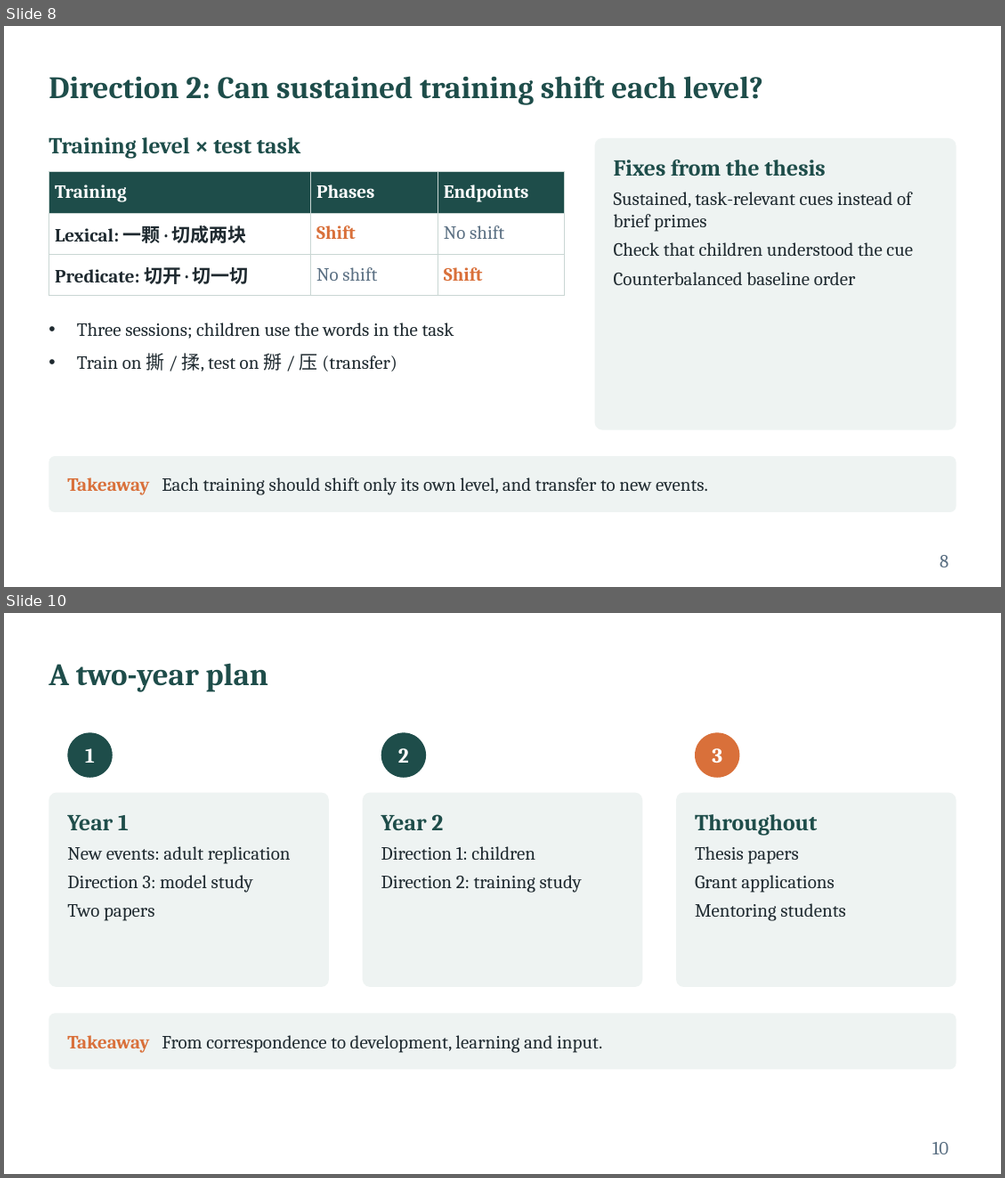
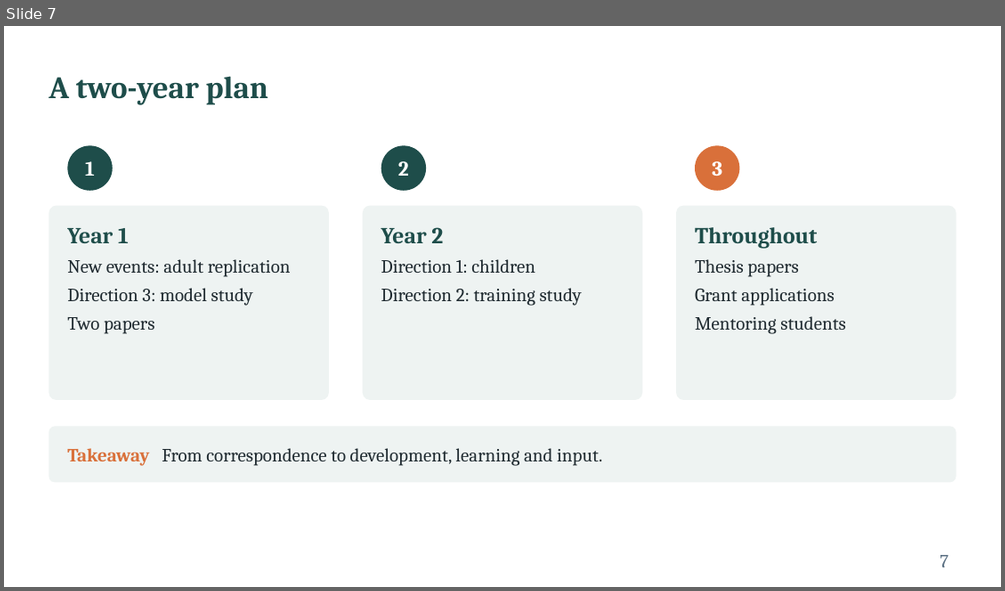
Before and after one commit to xtaoliu/claude, a slide deck: Liu_postdoc_interview_talk.pptx. Shown one above the other, each under a label of ours: slides 8 and 10 before the commit, slide 7 after it; the slides between them are not shown. The pictures are 1005x1178 and 1005x591 pixels, drawn with LibreOffice and Linux fonts; fonts in the diff are those of the drawing. Boxes give left, top, right and bottom in pixels: in the first picture for what was removed or moved away, otherwise in the second. Text is boxed around its words. In the diff, an @@ line names an element or a change of style, - is before the commit and + after.

```diff
--- a/Liu_postdoc_interview_talk.pptx
+++ b/Liu_postdoc_interview_talk.pptx
@@ slide 8 removed at box(4, 26, 1001, 587), background #FFFFFF @@
@@ title removed at box(48, 76, 763, 104) @@
-Direction 2: Can sustained training shift each level?
@@ text removed at box(48, 137, 300, 158) @@
-Training level × test task
@@ rounded rectangle removed at box(595, 138, 956, 430) @@
@@ table removed at box(48, 172, 565, 288), 3 rows, 3 columns @@
-Training | Phases | Endpoints
-Lexical: 一颗 · 切成两块 | Shift | No shift
-Predicate: 切开 · 切一切 | No shift | Shift
@@ text removed at box(614, 160, 913, 285) @@
-Fixes from the thesis
-Sustained, task-relevant cues instead of brief primes
-Check that children understood the cue
-Counterbalanced baseline order
@@ text removed at box(77, 322, 454, 371) @@
-• Three sessions; children use the words in the task
-• Train on 撕 / 揉, test on 掰 / 压 (transfer)
@@ rounded rectangle removed at box(48, 456, 956, 512) @@
@@ text removed at box(67, 477, 708, 495) @@
-Takeaway Each training should shift only its own level, and transfer to new events.
@@ page number removed at box(939, 555, 948, 567) @@
-8
@@ what was slide 10 is now slide 7 @@
@@ page number at box(939, 555, 948, 567): text changed @@
-10
+7
```
Also in this commit, not shown: 5 slides changed, 1 slide added, 3 other slides removed, 1 other file.
